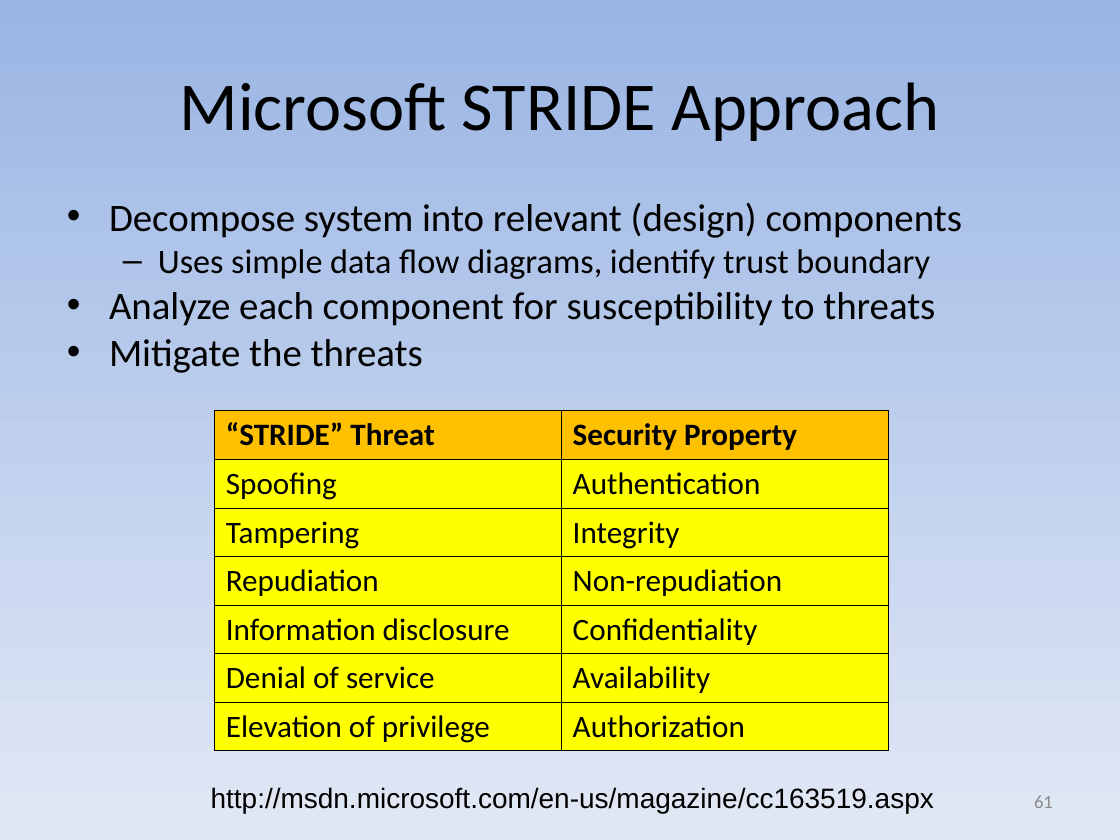
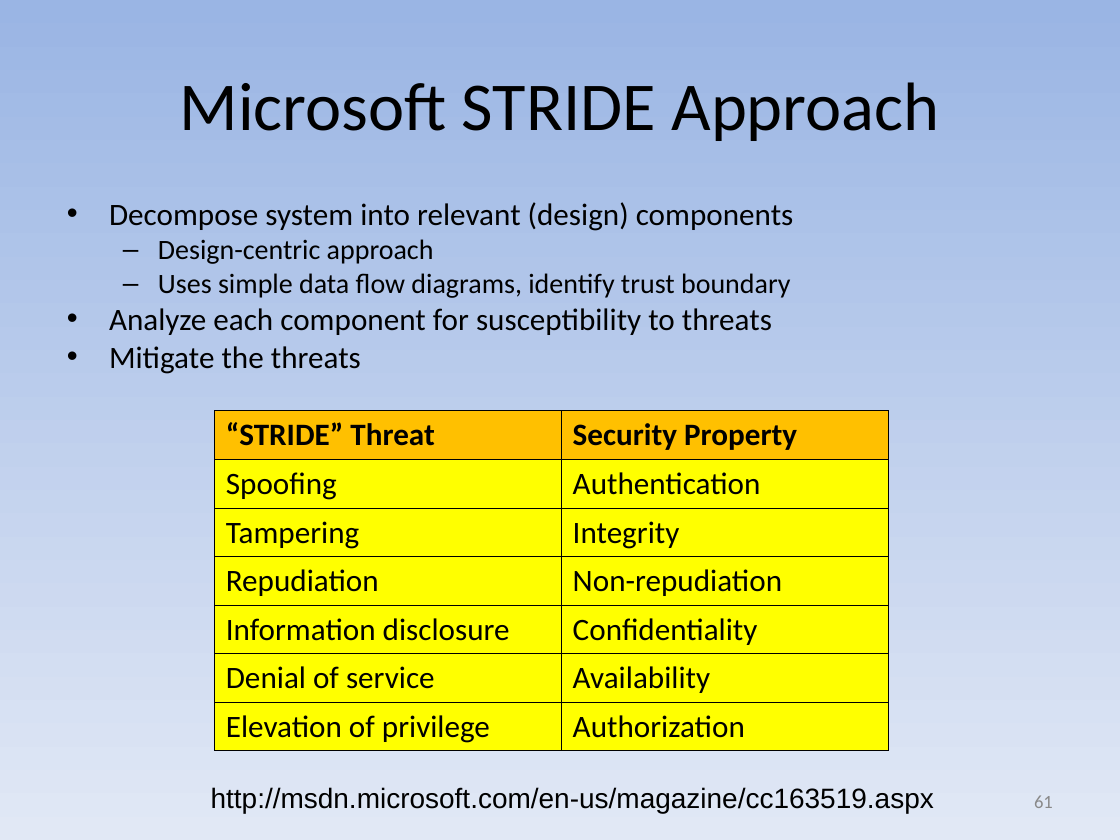
Before and after one commit to david-a-wheeler/david-a-wheeler.github.io, a slide deck: slide 61 of secure-class/presentations/Secure-Software-4-Design.ppt. Drawn at 1120x840 pixels with LibreOffice and Linux fonts; fonts in the diff are those of the drawing. Boxes give left, top, right and bottom in pixels: in the first picture for what was removed or moved away, otherwise in the second. Text is boxed around its words. In the diff, an @@ line names an element or a change of style, - is before the commit and + after.

```diff
--- a/secure-class/presentations/Secure-Software-4-Design.ppt
+++ b/secure-class/presentations/Secure-Software-4-Design.ppt
@@ text at [109, 202, 794, 374]: size 25 to 20 pt in "Decompose system into relevant (design) components", "Analyze each component for susceptibility to threats", "Mitigate the threats"; size 22 to 18 pt in "Uses simple data flow diagrams, identify trust ..."; less space between paragraphs @@
@@ text at [158, 239, 434, 264]: paragraph added @@
+  – Design-centric approach
```
Also in this commit, not shown: 5 other slides changed, 2 other files.
